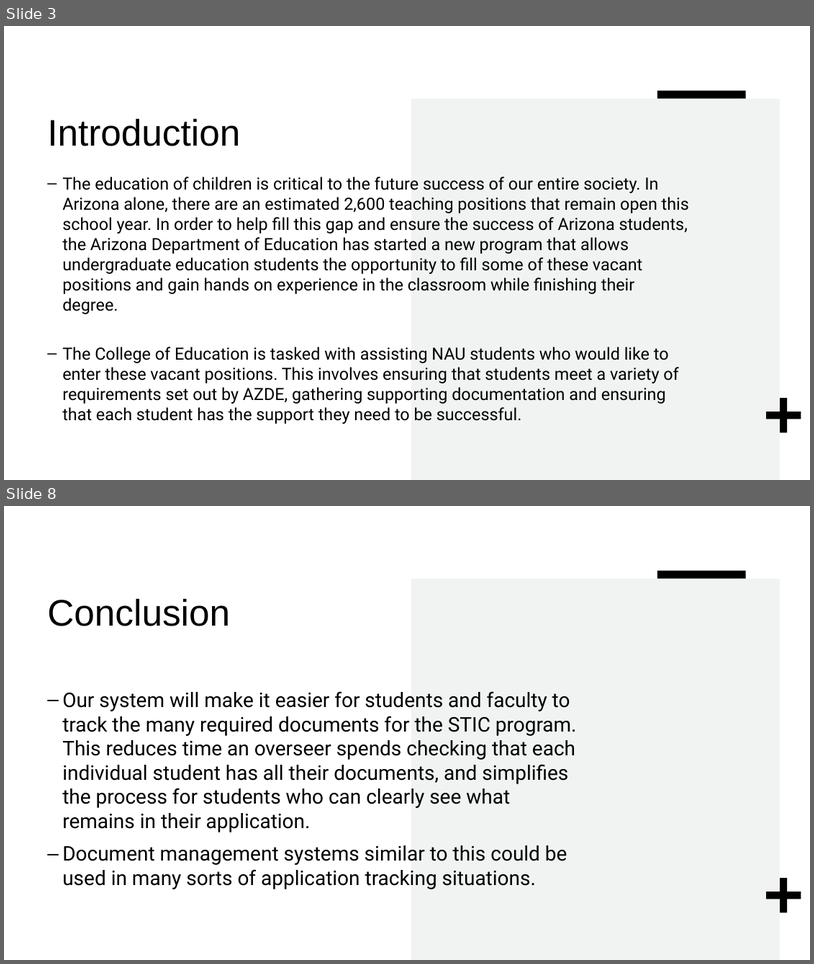
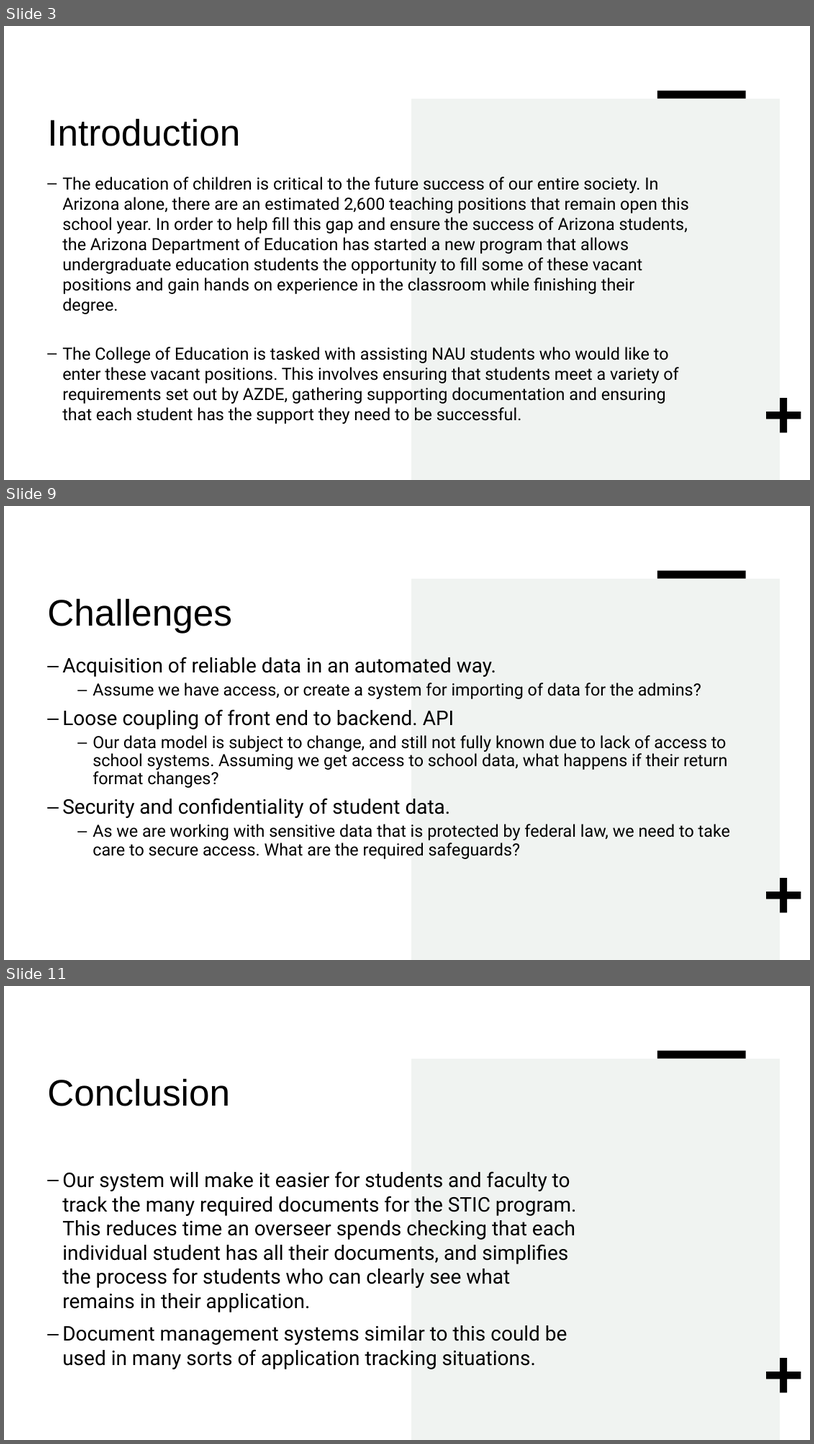
Before and after one commit to TeacherTodo/Deliverables, a slide deck: Teacher To-Do Mini Intro.pptx. Shown one above the other, each under a label of ours: slides 3 and 8 before the commit, slides 3, 9 and 11 after it; the slides between them are not shown. The pictures are 814x964 and 814x1444 pixels, drawn with LibreOffice and Linux fonts; fonts in the diff are those of the drawing. Boxes give left, top, right and bottom in pixels: in the first picture for what was removed or moved away, otherwise in the second. Text is boxed around its words. In the diff, an @@ line names an element or a change of style, - is before the commit and + after.

Commit message:
Update Teacher To-Do Mini Intro.pptx
Added section regarding  solutions and challenges

```diff
--- a/Teacher To-Do Mini Intro.pptx
+++ b/Teacher To-Do Mini Intro.pptx
@@ slide 9 added at <box>4,506,810,960</box>, background #FFFFFF; not listed: 3 template elements that a slide beside it also shows @@
@@ title added at <box>47,598,232,633</box>, 44 pt, text #000000 @@
+Challenges
@@ text added at <box>62,656,730,859</box>, 20 pt, text #000000 @@
+– Acquisition of reliable data in an automated way.
+  – Assume we have access, or create a system for importing of data for the admins?
+– Loose coupling of front end to backend. API
+  – Our data model is subject to change, and still not fully known due to lack of access to school systems. Assuming we get access to school data, what happens if their return format changes?
+– Security and confidentiality of student data.
+  – As we are working with sensitive data that is protected by federal law, we need to take care to secure access. What are the required safeguards?
@@ what was slide 8 is now slide 11 @@
```
Also in this commit, not shown: 4 slides changed, 3 other slides added, 1 slide removed.
